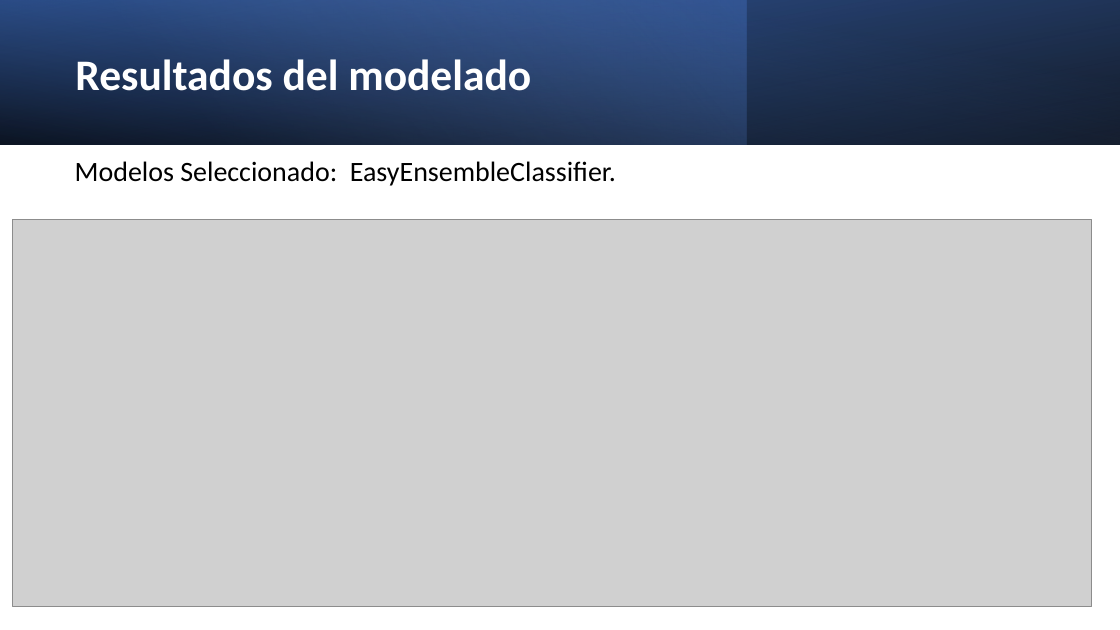
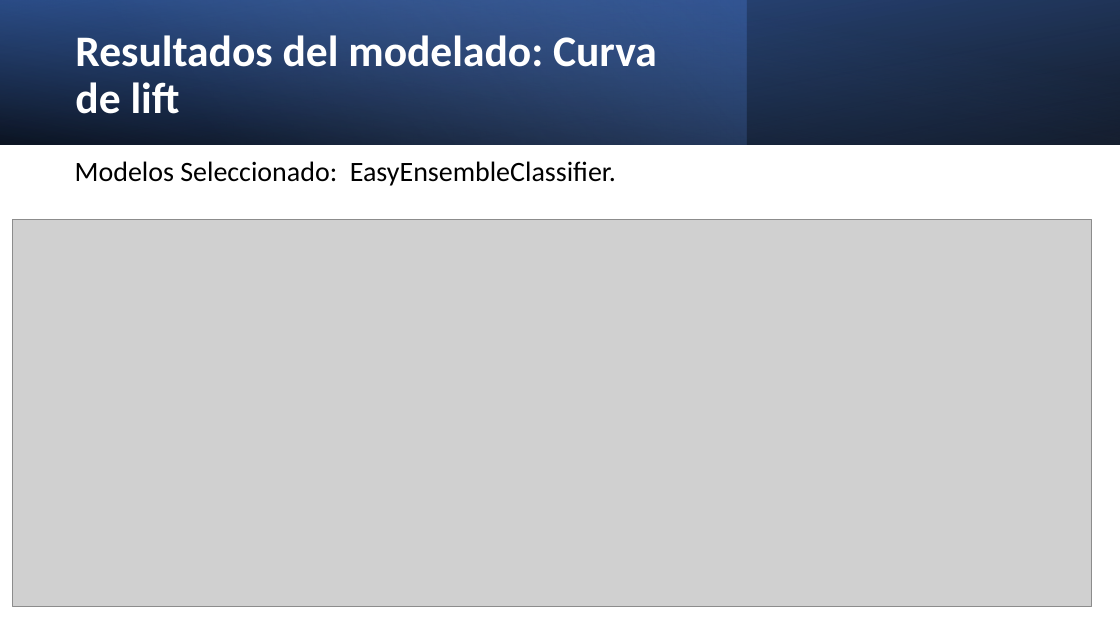
Before and after one commit to AlexisABG/prueba-tecnica-Data, a slide deck: slide 7 of docs/Análisis Predictivo Reclamos.pptx. Drawn at 1120x630 pixels with LibreOffice and Linux fonts; fonts in the diff are those of the drawing; grey boxes stand for pictures. Boxes give left, top, right and bottom in pixels: in the first picture for what was removed or moved away, otherwise in the second. Text is boxed around its words. In the diff, an @@ line names an element or a change of style, - is before the commit and + after.

```diff
--- a/docs/Análisis Predictivo Reclamos.pptx
+++ b/docs/Análisis Predictivo Reclamos.pptx
@@ text at [75, 35, 657, 114]: text changed @@
-Resultados del modelado
+Resultados del modelado: Curva de lift
```
Also in this commit, not shown: 6 other slides changed, 1 other file.
